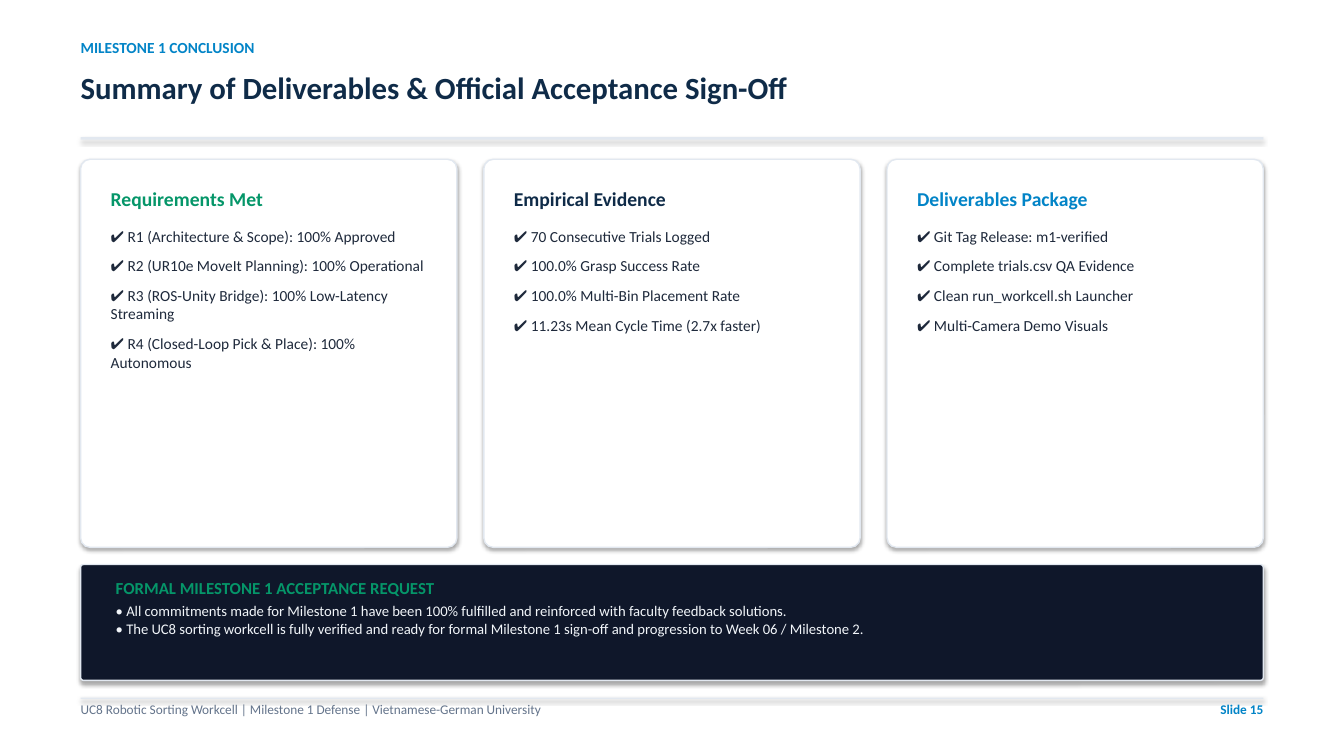
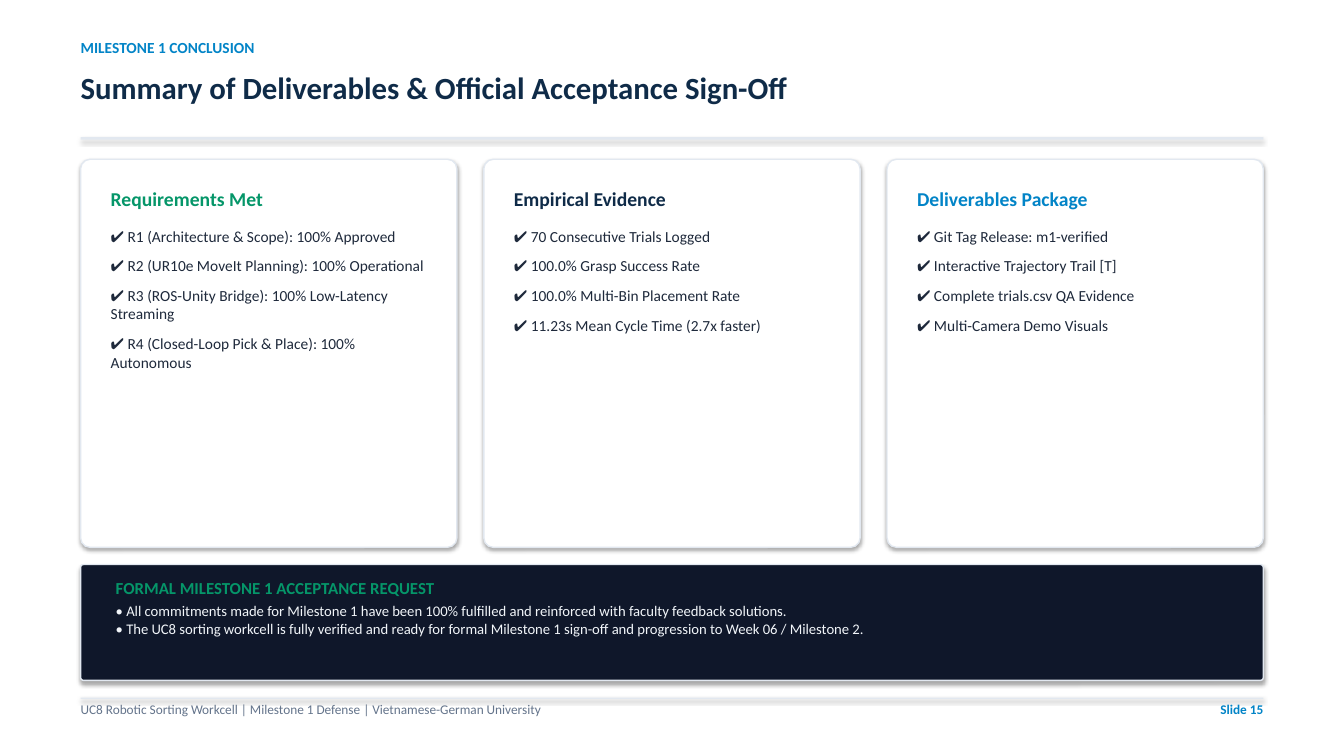
Before and after one commit to Aqikop/VGU26-Project-UC8, a slide deck: slide 15 of docs/week05/UC8_Week05_Milestone1_Presentation.pptx. Drawn at 1344x756 pixels with LibreOffice and Linux fonts; fonts in the diff are those of the drawing. Boxes give left, top, right and bottom in pixels: in the first picture for what was removed or moved away, otherwise in the second. Text is boxed around its words. In the diff, an @@ line names an element or a change of style, - is before the commit and + after.

Commit message:
docs(week05): update Milestone 1 slides with Trajectory Visualizer [T] feature and log recent trials

```diff
--- a/docs/week05/UC8_Week05_Milestone1_Presentation.pptx
+++ b/docs/week05/UC8_Week05_Milestone1_Presentation.pptx
@@ text at [934,260,1117,274]: paragraph added @@
+✔ Interactive Trajectory Trail [T]
@@ text at [934,290,1134,303]: paragraph removed @@
-✔ Clean run_workcell.sh Launcher
```
Also in this commit, not shown: 3 other slides changed, 6 other files.
